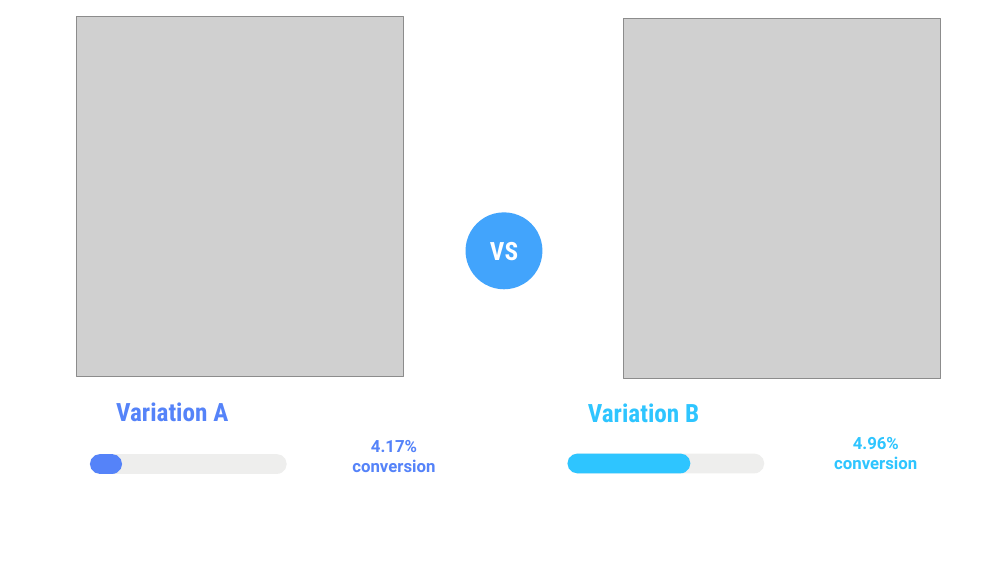
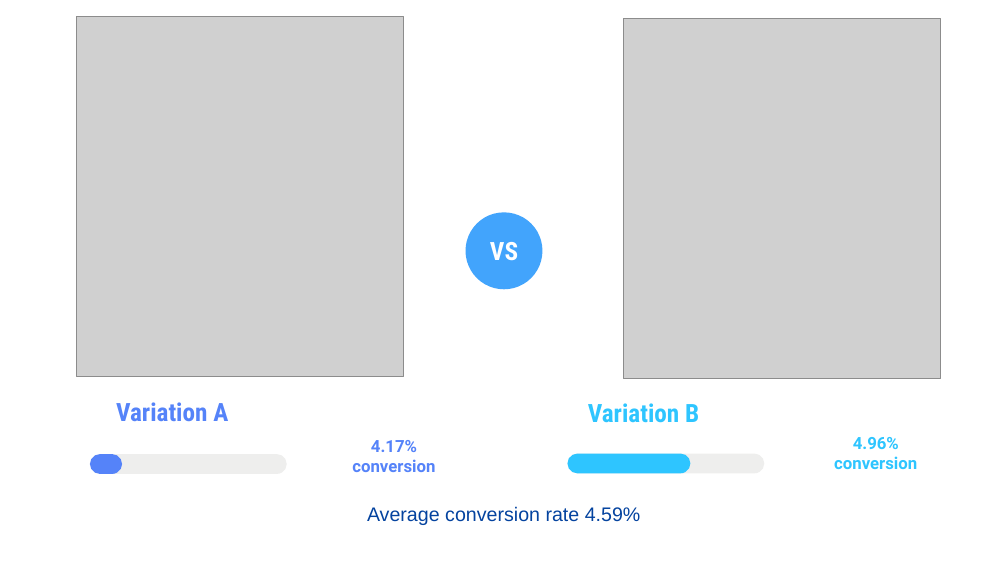
Before and after one commit to annatsf/ab-testing, a slide deck: slide 5 of ab-testing-presentation.pptx. Drawn at 1008x567 pixels with LibreOffice and Linux fonts; fonts in the diff are those of the drawing; grey boxes stand for pictures. Boxes give left, top, right and bottom in pixels: in the first picture for what was removed or moved away, otherwise in the second. Text is boxed around its words. In the diff, an @@ line names an element or a change of style, - is before the commit and + after.

```diff
--- a/ab-testing-presentation.pptx
+++ b/ab-testing-presentation.pptx
@@ text added at (367, 506, 641, 525), 14 pt, text #04439F @@
+Average conversion rate 4.59%
```
Also in this commit, not shown: 2 other slides changed, 2 other files.
